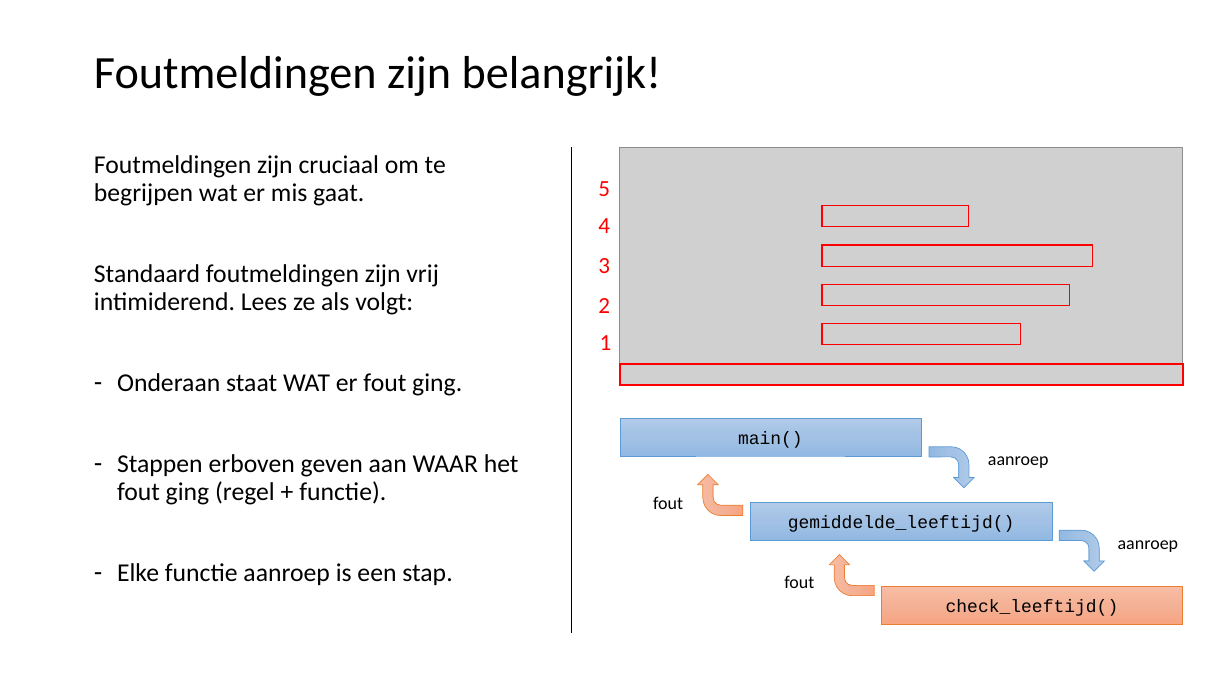
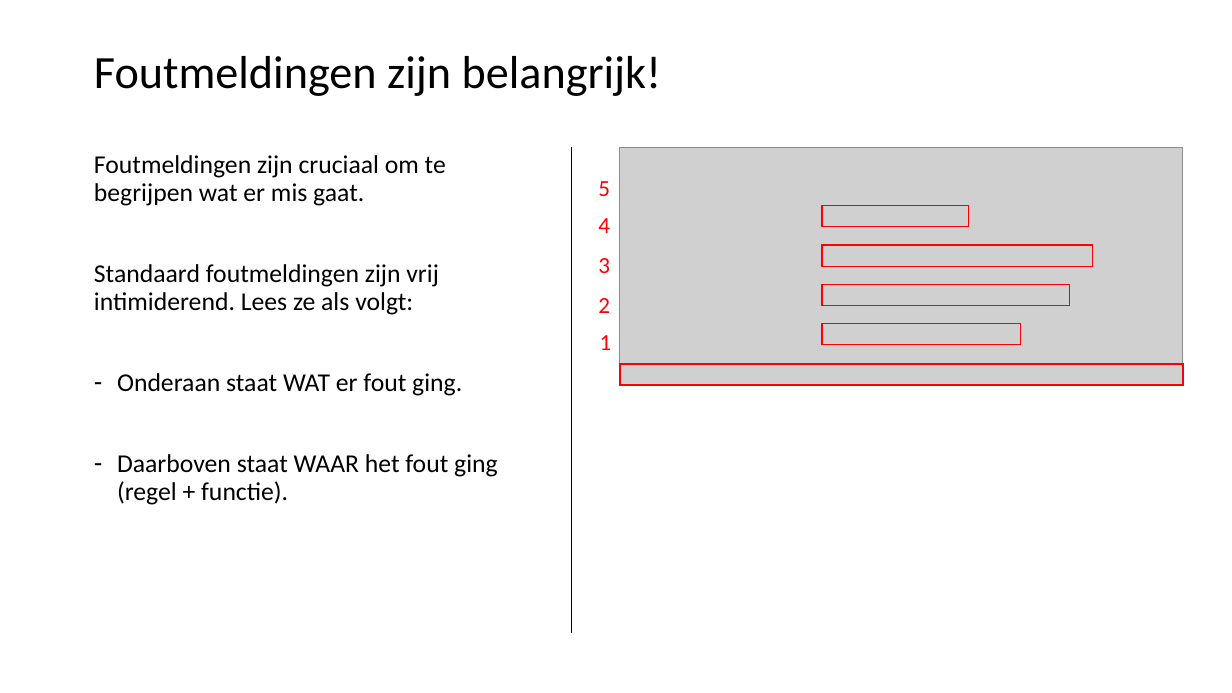
Before and after one commit to LFKoning/knowledge-sharing, a slide deck: slide 30 of python_trainees/2_production_code/python_traineeship_2.pptx (slide 29 before the commit). Drawn at 1232x693 pixels with LibreOffice and Linux fonts; fonts in the diff are those of the drawing; grey boxes stand for pictures. Boxes give left, top, right and bottom in pixels: in the first picture for what was removed or moved away, otherwise in the second. Text is boxed around its words. In the diff, an @@ line names an element or a change of style, - is before the commit and + after.

```diff
--- a/python_trainees/2_production_code/python_traineeship_2.pptx
+++ b/python_trainees/2_production_code/python_traineeship_2.pptx
@@ rectangle removed at box(620, 419, 921, 457) @@
-main()
@@ bent arrow removed at box(929, 447, 975, 488) @@
@@ text at box(117, 454, 498, 505): text changed @@
-– Stappen erboven geven aan WAAR het fout ging (regel + functie).
-– Elke functie aanroep is een stap.
+– Daarboven staat WAAR het fout ging (regel + functie).
@@ bent arrow removed at box(697, 475, 743, 515) @@
@@ text removed at box(988, 456, 1049, 468) @@
-aanroep
@@ text removed at box(653, 496, 683, 509) @@
-fout
@@ rectangle removed at box(750, 503, 1052, 541) @@
-gemiddelde_leeftijd()
@@ bent arrow removed at box(1060, 531, 1105, 572) @@
@@ bent arrow removed at box(829, 555, 874, 596) @@
@@ text removed at box(1118, 540, 1179, 552) @@
-aanroep
@@ text removed at box(784, 575, 814, 588) @@
-fout
@@ rectangle removed at box(882, 587, 1183, 625) @@
-check_leeftijd()
```
Also in this commit, not shown: 25 other slides changed, 5 slides added, 3 slides removed, 15 other files.
